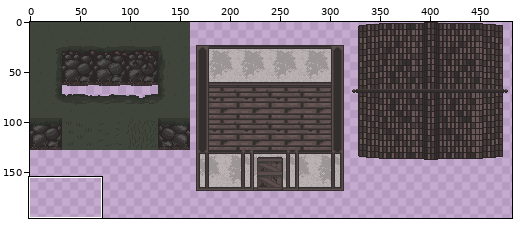
A sprite sheet gets an edit: Tilesets/fixes.png. Above: a wide view before the commit, with the close-up outlined.
Close-up. Before the edit:
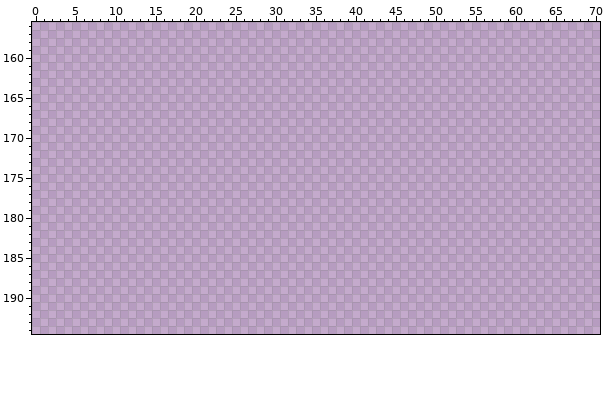
The file is 512x256 pixels. Colours within 5 levels of each other are drawn and written as one. Shown: x 0..70, y 156..194. The wide view leaves out empty margins.
Palette (. is transparent): 
Pixels before (only the part around the change), first column x 0:
156 .......................................................................
157 .......................................................................
158 .......................................................................
159 .......................................................................
160 .......................................................................
161 .......................................................................
162 .......................................................................
163 .......................................................................
164 .......................................................................
165 .......................................................................
166 .......................................................................
167 .......................................................................
168 .......................................................................
169 .......................................................................
170 .......................................................................
171 .......................................................................
172 .......................................................................
173 .......................................................................
174 .......................................................................
175 .......................................................................
176 .......................................................................
177 .......................................................................
178 .......................................................................
179 .......................................................................
180 .......................................................................
181 .......................................................................
182 .......................................................................
183 .......................................................................
184 .......................................................................
185 .......................................................................
186 .......................................................................
187 .......................................................................
188 .......................................................................
189 .......................................................................
190 .......................................................................
191 .......................................................................
192 .......................................................................
193 .......................................................................
194 .......................................................................
After the commit:
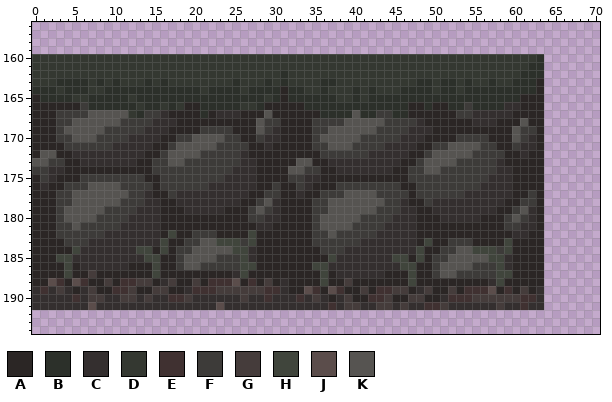
Colours new in this view: A #2b2625  B #2c302a  C #342f2f  D #343831  E #403131  F #3d3b39  G #453c3b  H #40453c  J #5b4d4b  K #565451
From the commit log: Basic Map generated
Difference:
y 160: x 0..63 ................................................................ -> DDDDDDDDDDDDDDDDDDDDDDDDDDDDDDDDDDDDDDDDDDDDDDDDDDDDDDDDDDDDDDDB
y 161: x 0..63 ................................................................ -> DDDDDDDDDDDDDDDDDDDDDDDDDDDDDDDDDDDDDDDDDDDDDDDDDDDDDDDDDDDDDDBB
y 162: x 0..63 ................................................................ -> DDDDDDDDDDDDDDDDDDDDDDDDDDDDDDDBDDDDDDDDDDDDDDDDDDDDDDDDDDDDDBBB
y 163: x 0..63 ................................................................ -> DDDBBBBDBDBDDDBDBDDDDDDDDBDDDBDBDDDDBBDDDDDDDDDDBBDBBDBDDBDDBBBA
y 164: x 0..63 ................................................................ -> BBBDBBBDDBBBBBBBBBBBBDBBBBDBBBBABBDDBDDDBDBDDDBBBBDBBDBBBBBBBBBA
y 165: x 0..63 ................................................................ -> ABBBBDDBBBBBDBBBBBBBBBBBBBBBBDBABBBBBBDDBDBBBBBBBBBBBBBBBBBBBAAA
y 166: x 0..63 ................................................................ -> AAAAAAFBBBBBBDBBDBDAABBBBBDDBAAAAABBBBBBBBBBBBBAABAABBFBBBBCCAAA
y 167: x 0..63 ................................................................ -> AAAFFFFKKKKKDBFFCAAAABACCCAAAKAAAAAABBBBKBBFFBBAAAAAAFFCCCCCAAAA
y 168: x 0..63 ................................................................ -> AAAFFKKKKKKFFFFCCCAAAAAAAAAAKFFAAAAFFFFKKKKKFFFFCAAAAAACCCAAAKAA
y 169: x 0..63 ................................................................ -> AAAFKKKKKFFFFFCCCAAAAFFFFAAAKFCAAAAFFKKKKKKFFFFCCCAAAAAAAAAAKFFA
y 170: x 0..63 ................................................................ -> AAAFFKKKFFFFCCCCAAFFKKKKFFAAFCCAAAAFKKKKKFFFFFCCCAAAAFFFFAAAKFCA
y 171: x 0..63 ................................................................ -> AAAAFFFFFFCCCCCAAFKKKKKFFFFAACAAAAAFFKKKFFFFCCCCAAFFKKKKFFAAFCCA
y 172: x 0..63 ................................................................ -> AKKAACCCCCCCCCAAFKKKKFFFFFCAAAAAAAAAFFFFFFCCCCCAAFKKKKKFFFFAACAA
y 173: x 0..63 ................................................................ -> KKFFAACCCCCCCAAFFKKFFFFFFFCCAAAAAKKAACCCCCCCCCAAFKKKKFFFFFCAAAAA
y 174: x 0..63 ................................................................ -> FFCCAAAAAAAAAAAFFFFFFFFFFCCCAAAAKKFFAACCCCCCCAAFFKKFFFFFFFCCAAAA
y 175: x 0..63 ................................................................ -> AFCAAAFFFFFFFFAAFFFFFFFFCCCCAAAAFFCCAAAAAAAAAAAFFFFFFFFFFCCCAAAA
y 176: x 0..63 ................................................................ -> ACAAFFFKKKKFFFFAFFFFFFCCCCCCAAFAAFCAAAFFFFFFFFAAFFFFFFFFCCCCAAAA
y 177: x 0..63 ................................................................ -> AAAFFKKKKKKKFFCAAFCCCCCCCCCAAFFAACAAFFFKKKKFFFFAFFFFFFCCCCCCAAFA
y 178: x 0..63 ................................................................ -> AAAFFKKKKKKFFFCCAACCCCCCCCAAFKCAAAAFFKKKKKKKFFCAAFCCCCCCCCCAAFFA
y 179: x 0..63 ................................................................ -> AAAFKKKKKFFFFCCCAAACCCCCAAAFKFCAAAAFFKKKKKKFFFCCAACCCCCCCCAAFKCA
y 180: x 0..63 ................................................................ -> AAAFKKKKFFFFCCCCAAAAAAAAAAAFFCCAAAAFKKKKKFFFFCCCAAACCCCCAAAFKFCA
y 181: x 0..63 ................................................................ -> AAAFFKFFFFFCCCCCAAAAAAAAAAAACCAAAAAFKKKKFFFFCCCCAAAAAAAAAAAFFCCA
y 182: x 0..63 ................................................................ -> AAAFFFFFFCCCCCCCAHAAFFFAAAAHAAAAAAAFFKFFFFFCCCCCAAAAAAAAAAAACCAA
y 183: x 0..63 ................................................................ -> AAAAFFFCCCCCCCCCHAAFFKKHHHFHAAAAAAAFFFFFFCCCCCCCAHAAFFFAAAAHAAAA
y 184: x 0..63 ................................................................ -> AAAAAHCCCCCCCHHAHAFFKKKKKHHCAAAAAAAAFFFCCCCCCCCCHAAFFKKHHHFHAAAA
y 185: x 0..63 ................................................................ -> AAAHHCCCCCCCCCHHAAFKKKKFFFHCAAAAAAAAAHCCCCCCCHHAHAFFKKKKKHHCAAAA
y 186: x 0..63 ................................................................ -> AAAAHACCCCCCAAAHAAFKKFFFFFHHAAAAAAAHHCCCCCCCCCHHAAFKKKKFFFHCAAAA
y 187: x 0..63 ................................................................ -> AAAAHAAGAAAAAAAHAAAAAAAAACHAAAAAAAAAHACCCCCCAAAHAAFKKFFFFFHHAAAA
y 188: x 0..63 ................................................................ -> AAJEAJEAAGAEEGGACGAAGAEEEJAEAGACAAAAHAAGAAAAAAAHAAAAAAAAACHAAAAA
y 189: x 0..63 ................................................................ -> CECGCACGAAEEGAAGGAACEEEGGGGGGEECAAJEAJEAAGAEEGGACGAAGAEEEJAEAGAC
y 190: x 0..63 ................................................................ -> CCCCCECGGCCGGCGCCEEGCCCCCCGCCECCCECGCACGAAEEGAAGGAACEEEGGGGGGEEC
y 191: x 0..63 ................................................................ -> CCCCCCCJCCCCCCCCCCCCCCCJCCCCCCCCCCCCCECGGCCGGCGCCEEGCCCCCCGCCECC
